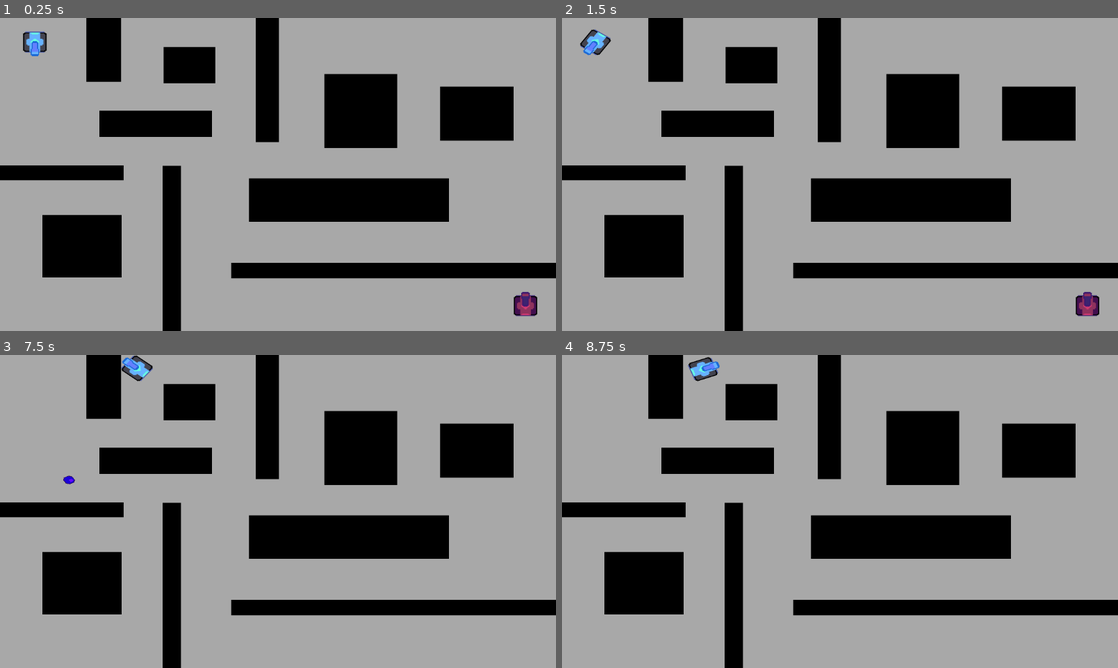
Above: before the commit, frames 1-4 (two rows, left to right).
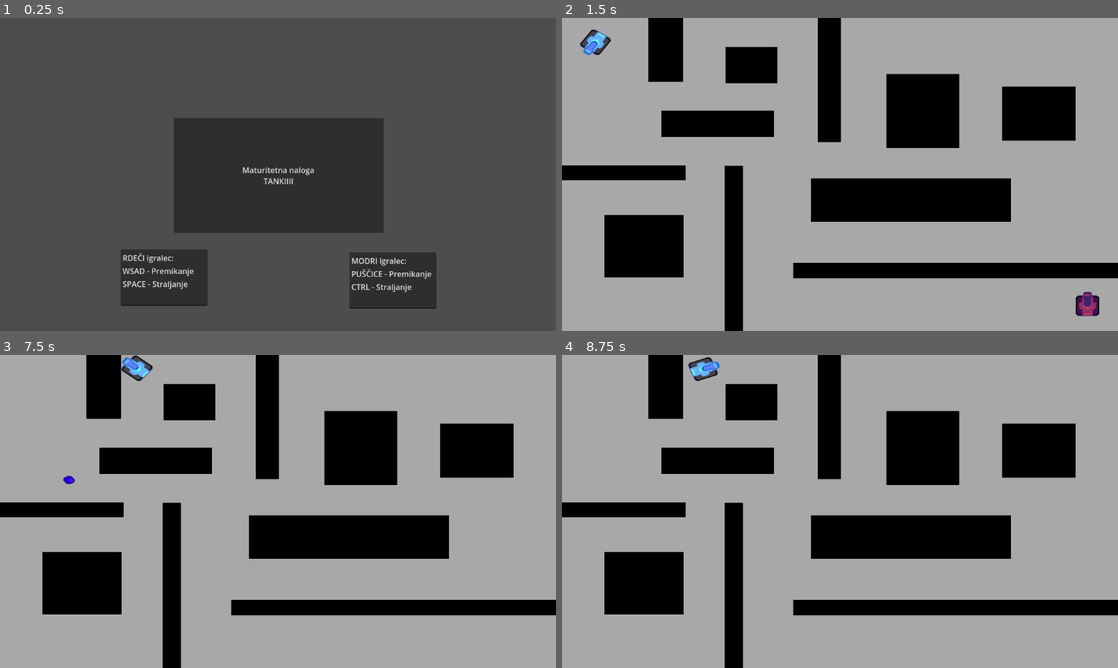
Above: after the commit, the same moments.

Repository: ThePotato-UI/m_naloga
Game: Godot game, scene res://Scene/glava.tscn
Two runs of this game, one before a commit and one after it. Both use one fixed random seed, a clock stepped at 60 frames per second and the inputs below. Before the commit the project starts from res://Scene/game.tscn.
Inputs (mouse positions are in pixels of both pictures, inside the frame that each line leads up to):
- Up to frame 1 (0.25 s): no input
- Up to frame 2 (1.5 s): click (840, 174) at 0.5 s, where only the run after the commit has a clickable "Maturitetna naloga TANKIIII"; tap Enter at 1.25 s; hold Right (RIGHT) from 1.28 s (still down); tap Space (SPACE) at 1.35 s
- Up to frame 3 (7.5 s): release Right (RIGHT) at 2.03 s; hold Down (DOWN) 2.03-2.78 s; tap Ctrl (FIRE) at 2.1, 4.35, 6.6 s; tap Space (SPACE) at 2.3, 2.85, 3.6, 4.55, 5.1, 5.85, 6.5, 6.8, 7.35 s; hold Right (RIGHT) 2.78-3.53 s; hold Up (UP) 3.53-4.28 s; hold Left (LEFT) 4.28-5.78 s; hold Down (DOWN) 5.78-6.53 s; hold Right (RIGHT) 6.53-7.28 s; hold Up (UP) from 7.28 s (still down)
- Up to frame 4 (8.75 s): release Up (UP) at 8.03 s; hold Right (RIGHT) from 8.03 s (still down); tap Space (SPACE) at 8.1 s

The runs differ from the first frame. In frame 1, 100% of the frame differs, in the area x 0-100%, y 0-100%; in frame 2, nothing differs; in frame 3, less than 0.1%; in frame 4, less than 0.1%.

Commit message:
verzija 2

Diff:
--- /dev/null
+++ b/Koda/glava.gd
@@ -0,0 +1,5 @@
+extends Node2D
+
+
+func _on_button_pressed() -> void:
+	get_tree().change_scene_to_file("res://Scene/game.tscn")
--- /dev/null
+++ b/Scene/glava.tscn
@@ -0,0 +1,38 @@
+[gd_scene load_steps=2 format=3 uid="uid://bghb60q3y01j7"]
+
+[ext_resource type="Script" path="res://Koda/glava.gd" id="1_j8wu7"]
+
+[node name="Glava" type="Node2D"]
+script = ExtResource("1_j8wu7")
+
+[node name="Camera2D" type="Camera2D" parent="."]
+
+[node name="Button" type="Button" parent="."]
+offset_left = -216.0
+offset_top = -117.0
+offset_right = 219.0
+offset_bottom = 121.0
+text = "Maturitetna naloga
+TANKIIII"
+
+[node name="Sprite2D" type="Sprite2D" parent="."]
+
+[node name="Kontrole R" type="TextEdit" parent="."]
+offset_left = -326.0
+offset_top = 155.0
+offset_right = -146.0
+offset_bottom = 272.0
+text = "RDEČI igralec:
+WSAD - Premikanje
+SPACE - Straljanje"
+
+[node name="Kontrole M" type="TextEdit" parent="."]
+offset_left = 148.0
+offset_top = 161.0
+offset_right = 328.0
+offset_bottom = 278.0
+text = "MODRI igralec:
+PUŠČICE - Premikanje
+CTRL - Straljanje"
+
+[connection signal="pressed" from="Button" to="." method="_on_button_pressed"]
--- a/Scene/igralec_2.tscn
+++ b/Scene/igralec_2.tscn
@@ -1,7 +1,7 @@
 [gd_scene load_steps=4 format=3 uid="uid://bpj8qiboqjlfg"]
 
 [ext_resource type="Texture2D" uid="uid://cyms0w6eog60w" path="res://Sprites/Tank2.png" id="1_00tf8"]
-[ext_resource type="Script" path="res://Scene/igralec_2.gd" id="1_yau77"]
+[ext_resource type="Script" path="res://Koda/igralec_2.gd" id="1_yau77"]
 
 [sub_resource type="RectangleShape2D" id="RectangleShape2D_hkj2d"]
 size = Vector2(65, 61)
--- a/Scene/metek2.tscn
+++ b/Scene/metek2.tscn
@@ -1,6 +1,6 @@
 [gd_scene load_steps=5 format=3 uid="uid://dwrypjvv30g8r"]
 
-[ext_resource type="Script" path="res://Scene/metek_2.gd" id="1_00l50"]
+[ext_resource type="Script" path="res://Koda/metek_2.gd" id="1_00l50"]
 [ext_resource type="Texture2D" uid="uid://pec12ppx30re" path="res://Sprites/Igralec2_Metek.png" id="2_p2w50"]
 
 [sub_resource type="CircleShape2D" id="CircleShape2D_x5jx6"]
--- a/project.godot
+++ b/project.godot
@@ -11,7 +11,7 @@
 [application]
 
 config/name="M_Naloga"
-run/main_scene="res://Scene/game.tscn"
+run/main_scene="res://Scene/glava.tscn"
 config/features=PackedStringArray("4.3", "GL Compatibility")
 config/icon="res://Sprites/icon.svg"
 
Renamed: Scene/igralec_2.gd -> Koda/igralec_2.gd
Renamed: Scene/metek_2.gd -> Koda/metek_2.gd
Not shown, added: Scene/glaDFBA.tmp
